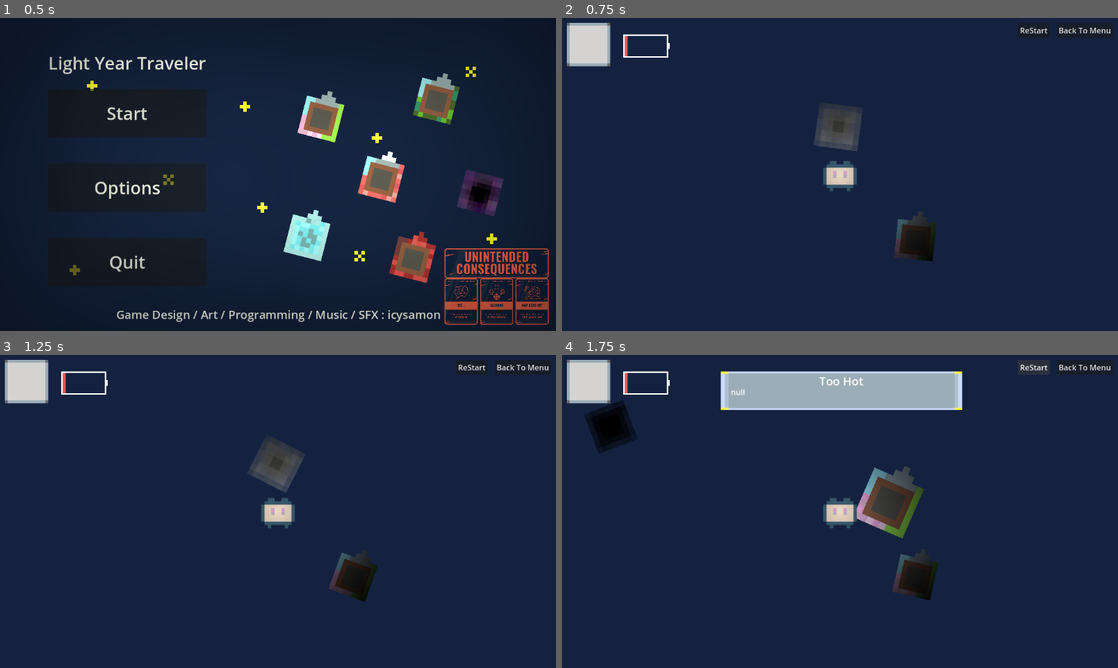
Above: before the commit, frames 1-4 (two rows, left to right).
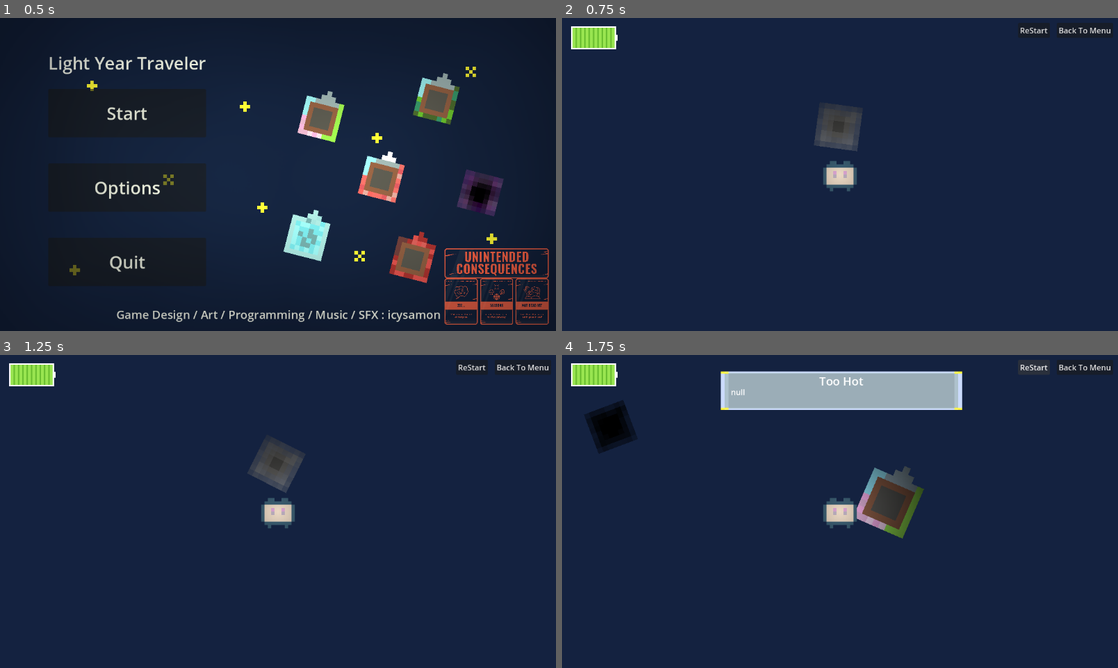
Above: after the commit, the same moments.

Repository: icysamon/LightYearsTraveler
Game: Godot game, scene res://scene/main/menu.tscn
Same seed, same stepped clock (60 frames per second), same inputs: the game is played once before the commit and once after it. The engine's default icon, where the game draws it, is replaced by a stand-in: a white triangle on a blue panel in a dark square.
Inputs:
- Up to frame 1 (0.5 s): no input
- Up to frame 2 (0.75 s): click "Start" at 0.5 s
- Up to frame 3 (1.25 s): no input
- Up to frame 4 (1.75 s): click "ReStart" at 1.25 s

Frame 1 is identical in both runs. In frame 2, 2.2% of the frame differs, in the area x 0-68%, y 1-78%; in frame 3, 2.2%; in frame 4, 2.2%.

Commit message:
test: minimap

Diff:
--- /dev/null
+++ b/scene/child/enemy.tscn
@@ -0,0 +1,7 @@
+[gd_scene load_steps=2 format=3 uid="uid://clrxcagxkppeo"]
+
+[ext_resource type="Texture2D" uid="uid://en5px03lq2u4" path="res://assets/enemy/enemy.png" id="1_cixi3"]
+
+[node name="Sprite2D" type="Sprite2D"]
+scale = Vector2(3, 3)
+texture = ExtResource("1_cixi3")
--- /dev/null
+++ b/scene/child/mini_map.tscn
@@ -0,0 +1,20 @@
+[gd_scene load_steps=2 format=3 uid="uid://cvgdxutdss8gv"]
+
+[ext_resource type="Texture2D" uid="uid://en5px03lq2u4" path="res://assets/enemy/enemy.png" id="1_nqeg2"]
+
+[node name="CanvasLayer" type="CanvasLayer"]
+
+[node name="SubViewportContainer" type="SubViewportContainer" parent="."]
+custom_minimum_size = Vector2(800, 600)
+offset_right = 40.0
+offset_bottom = 40.0
+
+[node name="SubViewport" type="SubViewport" parent="SubViewportContainer"]
+
+[node name="Camera2D" type="Camera2D" parent="SubViewportContainer"]
+anchor_mode = 0
+enabled = false
+
+[node name="Enemy" type="Sprite2D" parent="."]
+position = Vector2(273, 271)
+texture = ExtResource("1_nqeg2")
--- a/scene/child/planet.tscn
+++ b/scene/child/planet.tscn
@@ -79,7 +79,7 @@
 position = Vector2(0, -68)
 scale = Vector2(4, 4)
 sprite_frames = SubResource("SpriteFrames_qec6h")
-frame_progress = 0.347378
+frame_progress = 0.652788
 
 [node name="Timer" type="Timer" parent="."]
 wait_time = 5.0
--- a/scene/main/global.tscn
+++ b/scene/main/global.tscn
@@ -1,10 +1,7 @@
-[gd_scene load_steps=11 format=3 uid="uid://btjqepmvg6mm8"]
+[gd_scene load_steps=8 format=3 uid="uid://btjqepmvg6mm8"]
 
 [ext_resource type="Script" path="res://scripts/global.gd" id="1_njcqn"]
-[ext_resource type="PackedScene" uid="uid://b5lv76xyyp2au" path="res://scene/child/planet.tscn" id="2_yc56x"]
 [ext_resource type="PackedScene" uid="uid://cxpv1vg6rsf8v" path="res://scene/child/player.tscn" id="3_w17ff"]
-[ext_resource type="Texture2D" uid="uid://cw1tqknepharf" path="res://assets/planet/spring.png" id="4_1drhe"]
-[ext_resource type="Resource" uid="uid://bug7l5esswclg" path="res://resource/event/beautiful_spring.tres" id="5_padxx"]
 [ext_resource type="Animation" uid="uid://cwarwfb3po1eh" path="res://resource/animation/click.tres" id="5_vkv1w"]
 [ext_resource type="PackedScene" uid="uid://bvy1en3oaaxpo" path="res://scene/child/animation_click.tscn" id="6_ffp2u"]
 [ext_resource type="Texture2D" uid="uid://d2fva8bch13el" path="res://assets/click/click1.png" id="8_gnuu0"]
@@ -33,12 +30,6 @@
 scale = Vector2(0.3, 0.3)
 texture = ExtResource("9_fjh4i")
 
-[node name="Planet" parent="." instance=ExtResource("2_yc56x")]
-position = Vector2(156, 136)
-texture = ExtResource("4_1drhe")
-event = ExtResource("5_padxx")
-default_planet = true
-
 [node name="AnimationPlayer" type="AnimationPlayer" parent="."]
 root_node = NodePath("../AnimationClick")
 libraries = {
--- a/scene/main/ui.tscn
+++ b/scene/main/ui.tscn
@@ -1,7 +1,6 @@
-[gd_scene load_steps=7 format=3 uid="uid://b405njjdeo60g"]
+[gd_scene load_steps=6 format=3 uid="uid://b405njjdeo60g"]
 
 [ext_resource type="Script" path="res://scripts/ui.gd" id="1_1jrra"]
-[ext_resource type="Texture2D" uid="uid://cajg1tcsbpvf2" path="res://assets/icon_season/frame.png" id="1_5q6eo"]
 [ext_resource type="Script" path="res://scripts/buttons/back_to_menu.gd" id="2_yhi28"]
 [ext_resource type="Script" path="res://scripts/buttons/restart.gd" id="3_b2uqk"]
 [ext_resource type="Texture2D" uid="uid://df4tbvpnxnivw" path="res://assets/battery/battery8.png" id="3_berfc"]
@@ -18,27 +17,6 @@
 
 [node name="CanvasLayer" type="CanvasLayer" parent="."]
 
-[node name="SeasonSystem" type="Control" parent="CanvasLayer"]
-layout_mode = 3
-anchors_preset = 0
-offset_right = 1152.0
-offset_bottom = 648.0
-grow_horizontal = 2
-grow_vertical = 2
-mouse_filter = 1
-
-[node name="MarginContainer" type="MarginContainer" parent="CanvasLayer/SeasonSystem"]
-layout_mode = 0
-offset_right = 100.0
-offset_bottom = 100.0
-theme_override_constants/margin_left = 10
-theme_override_constants/margin_top = 10
-
-[node name="TextureRect_Frame" type="TextureRect" parent="CanvasLayer/SeasonSystem/MarginContainer"]
-texture_filter = 1
-layout_mode = 2
-texture = ExtResource("1_5q6eo")
-
 [node name="StaminaSystem" type="Control" parent="CanvasLayer"]
 layout_mode = 3
 anchors_preset = 0
@@ -49,11 +27,11 @@
 mouse_filter = 1
 
 [node name="MarginContainer" type="MarginContainer" parent="CanvasLayer/StaminaSystem"]
-layout_mode = 0
-offset_left = 127.0
-offset_top = 34.0
-offset_right = 159.0
-offset_bottom = 50.0
+layout_mode = 1
+offset_left = 19.0
+offset_top = 17.0
+offset_right = 51.0
+offset_bottom = 33.0
 scale = Vector2(3, 3)
 
 [node name="Battery" type="TextureRect" parent="CanvasLayer/StaminaSystem/MarginContainer"]
--- a/scripts/global.gd
+++ b/scripts/global.gd
@@ -90,12 +90,13 @@
 		animation_player.play("click")
 
 	if event.is_action_pressed("navigation"):
-		_find_planet()
+		#_find_planet()
+		pass
 
 func _find_planet():
 	for i in planet_array.size():
 		var planet_position = planet_array[i].position - player.position
-		if planet_position.length() < 500:
+		if planet_position.length() < 5000 and planet_position.length() > 2000:
 			print(planet_position.normalized())
 			print(planet_navigation.position)
 			planet_navigation.position = get_viewport_rect().size / 2 + planet_position.normalized() * 50
--- a/scripts/planet.gd
+++ b/scripts/planet.gd
@@ -212,10 +212,10 @@
 						player.stamina += 1
 						planet_energy -= 2
 			Type.HELL:
-				player.stamina -= 8
+				player.stamina -= 1
 
 			Type.BARREN:
-				player.stamina -= 2
+				player.stamina -= 1
 			Type.BLACK_HOLE:
 				player.stamina -= 100
 
--- a/scripts/player.gd
+++ b/scripts/player.gd
@@ -2,7 +2,7 @@
 
 @onready var GAME_OVER = preload("res://scene/child/game_over.tscn")
 
-var stamina : int = 1
+var stamina : int = 11
 var area_name = "player"
 var speed : int = 120
 
Binary file added: assets/enemy/enemy.aseprite
Binary file added: assets/enemy/enemy.png
Not shown, added: assets/enemy/enemy.png.import
